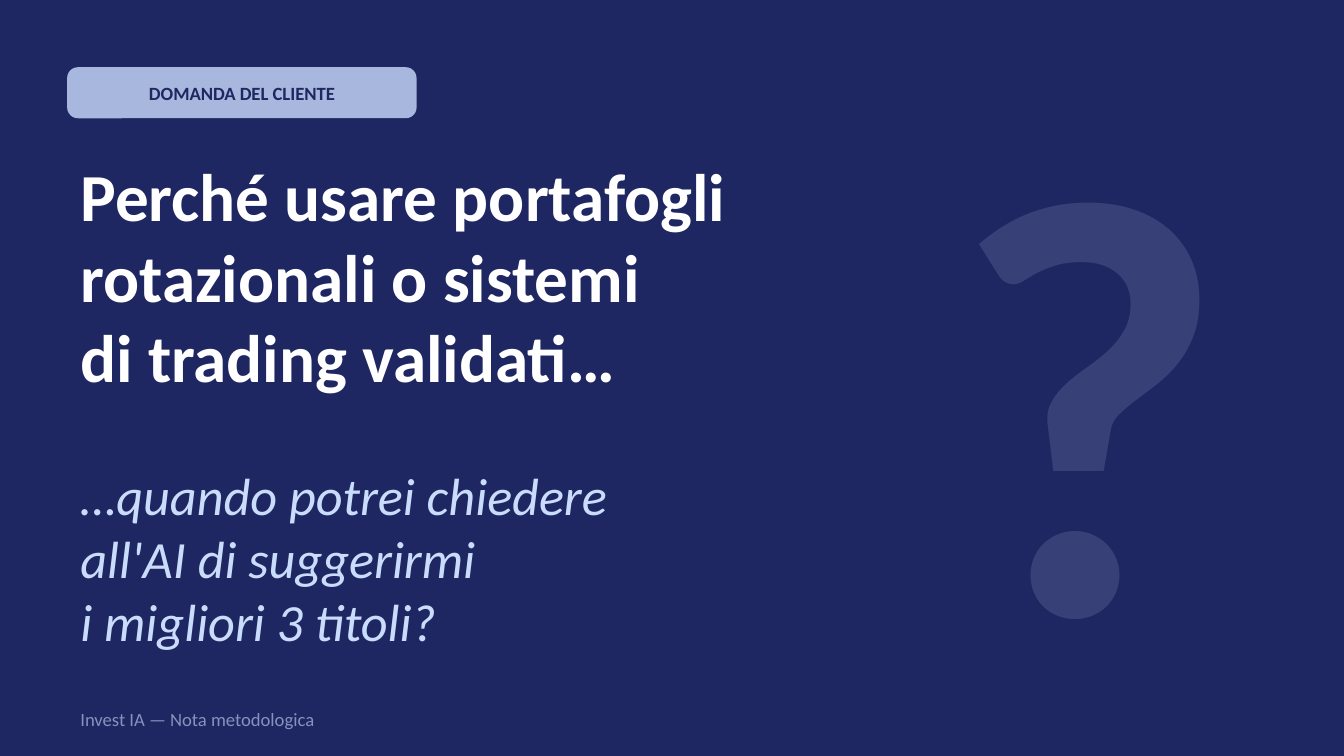
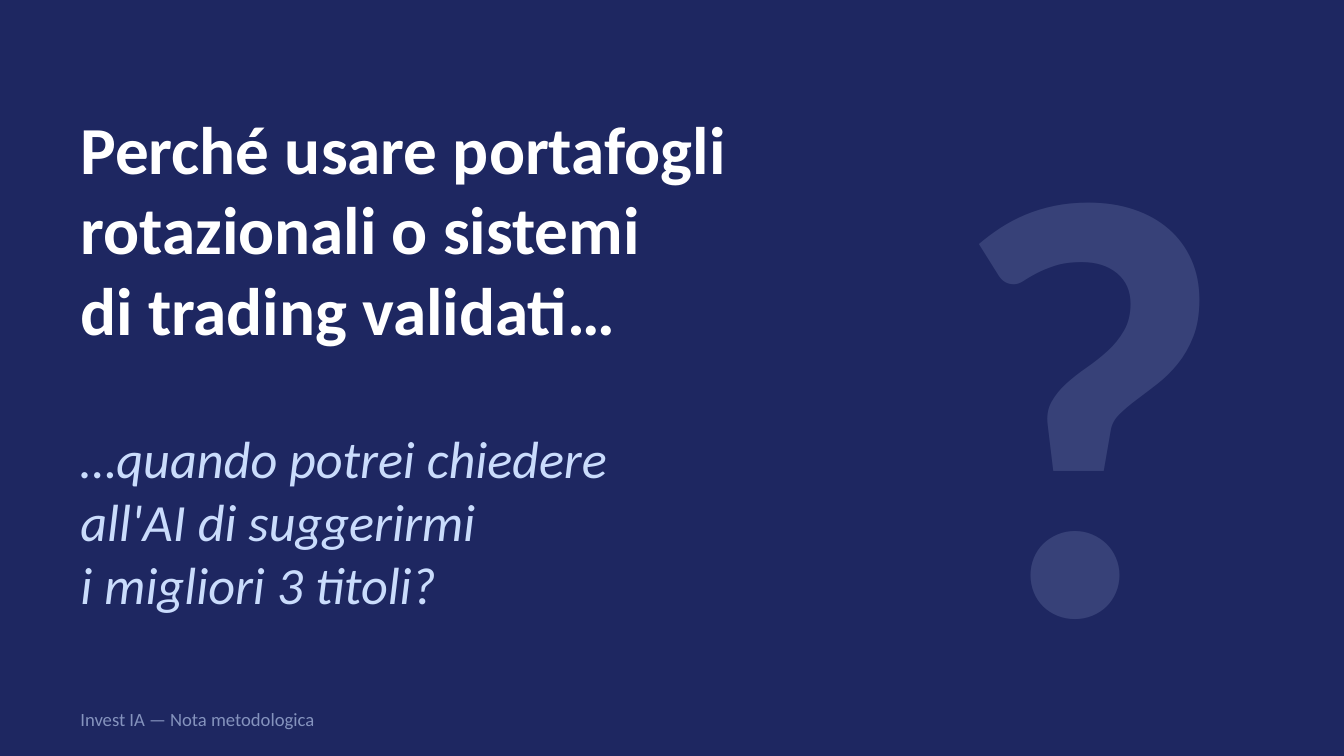
Before and after one commit to investia-cloud/investia-quant, a slide deck: slide 1 of docs/AI_vs_Quant_InvestIA.pptx. Drawn at 1344x756 pixels with LibreOffice and Linux fonts; fonts in the diff are those of the drawing. Boxes give left, top, right and bottom in pixels: in the first picture for what was removed or moved away, otherwise in the second. Text is boxed around its words. In the diff, an @@ line names an element or a change of style, - is before the commit and + after.

```diff
--- a/docs/AI_vs_Quant_InvestIA.pptx
+++ b/docs/AI_vs_Quant_InvestIA.pptx
@@ rounded rectangle removed at <box>67,67,417,118</box> @@
@@ text removed at <box>149,88,335,100</box> @@
-DOMANDA DEL CLIENTE
@@ text "Perché usare portafogli": place and size @@
-text "Perché usare portafogli" at <box>80,174,725,394</box>
+text "Perché usare portafogli" at <box>80,127,725,347</box>
@@ text "…quando potrei chiedere": place and size @@
-text "…quando potrei chiedere" at <box>80,478,607,650</box>
+text "…quando potrei chiedere" at <box>80,441,607,613</box>
```
Also in this commit, not shown: 1 other slide changed, 1 other file.
